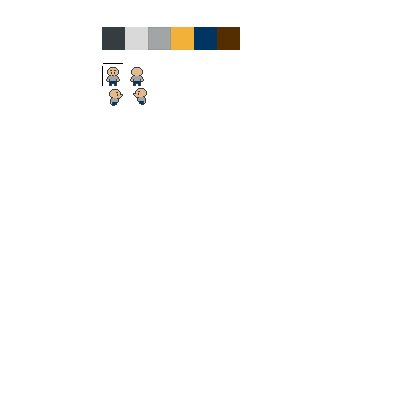
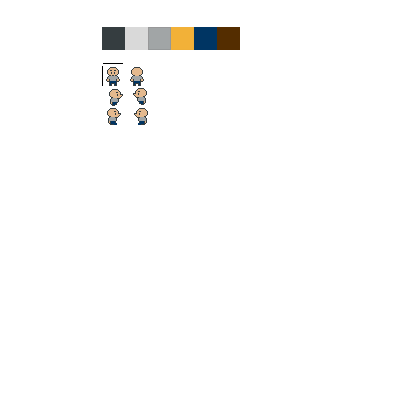
Revision of a layered w=400, h=400 image; what changed, layer by layer:
added layer "looking left foot" above "looking right foot" over left=134, top=108, right=148, bottom=125
added layer "looking right foot" above "looking right" over left=107, top=108, right=121, bottom=125
